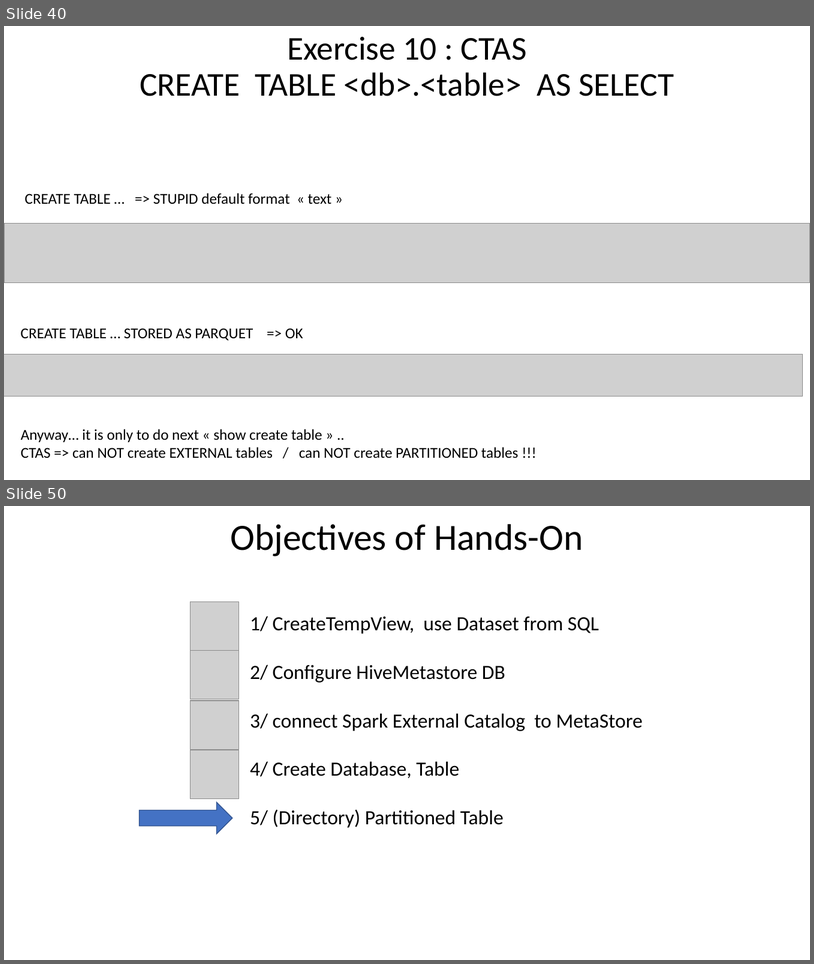
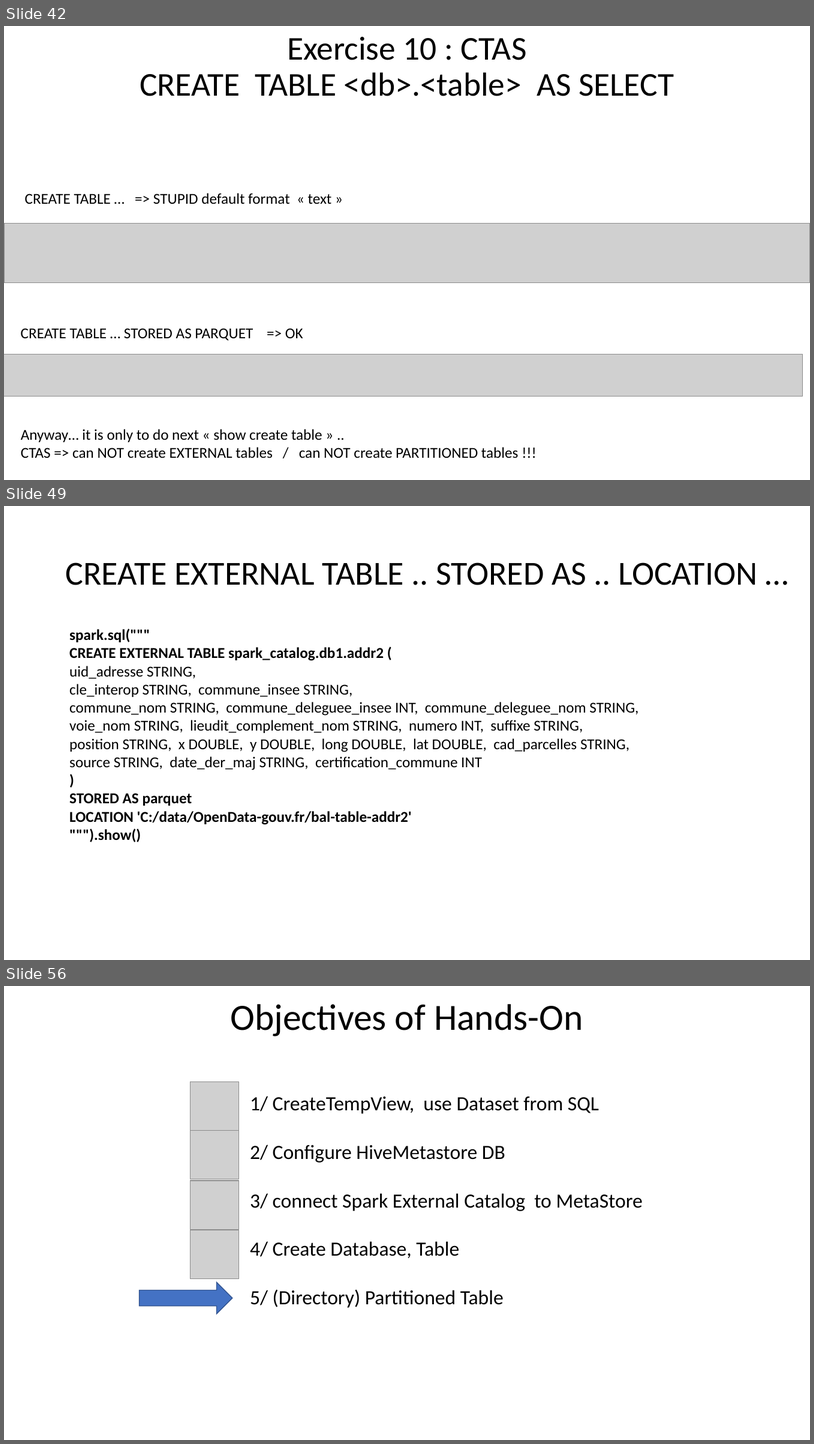
Before and after one commit to Arnaud-Nauwynck/presentations, a slide deck: pres-bigdata/Course-2022-Spark/BigData-Spark-TD3.pptx. Shown one above the other, each under a label of ours: slides 40 and 50 before the commit, slides 42, 49 and 56 after it; the slides between them are not shown. The pictures are 814x964 and 814x1444 pixels, drawn with LibreOffice and Linux fonts; fonts in the diff are those of the drawing; grey boxes stand for pictures. Boxes give left, top, right and bottom in pixels: in the first picture for what was removed or moved away, otherwise in the second. Text is boxed around its words. In the diff, an @@ line names an element or a change of style, - is before the commit and + after.

```diff
--- a/pres-bigdata/Course-2022-Spark/BigData-Spark-TD3.pptx
+++ b/pres-bigdata/Course-2022-Spark/BigData-Spark-TD3.pptx
@@ slide 49 added at (4,506,810,960), background #FFFFFF @@
@@ title added at (65,562,758,585), 40 pt, text #000000 @@
+CREATE EXTERNAL TABLE .. STORED AS .. LOCATION …
@@ text added at (69,628,639,842), 18 pt, text #000000 @@
+spark.sql("""
+CREATE EXTERNAL TABLE spark_catalog.db1.addr2 (
+uid_adresse STRING,
+cle_interop STRING, commune_insee STRING,
+commune_nom STRING, commune_deleguee_insee INT, commune_deleguee_nom STRING,
+voie_nom STRING, lieudit_complement_nom STRING, numero INT, suffixe STRING,
+position STRING, x DOUBLE, y DOUBLE, long DOUBLE, lat DOUBLE, cad_parcelles STRING,
+source STRING, date_der_maj STRING, certification_commune INT
+)
+STORED AS parquet
+LOCATION 'C:/data/OpenData-gouv.fr/bal-table-addr2'
+""").show()
@@ what was slide 40 is now slide 42 @@
@@ what was slide 50 is now slide 56 @@
```
Also in this commit, not shown: 19 slides changed, 5 other slides added, 15 other files.
